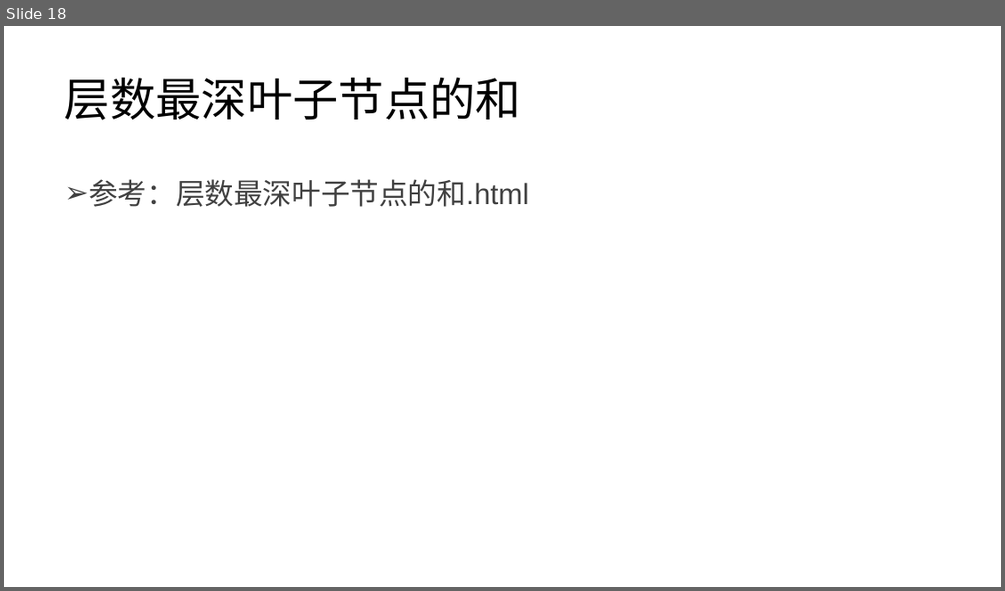
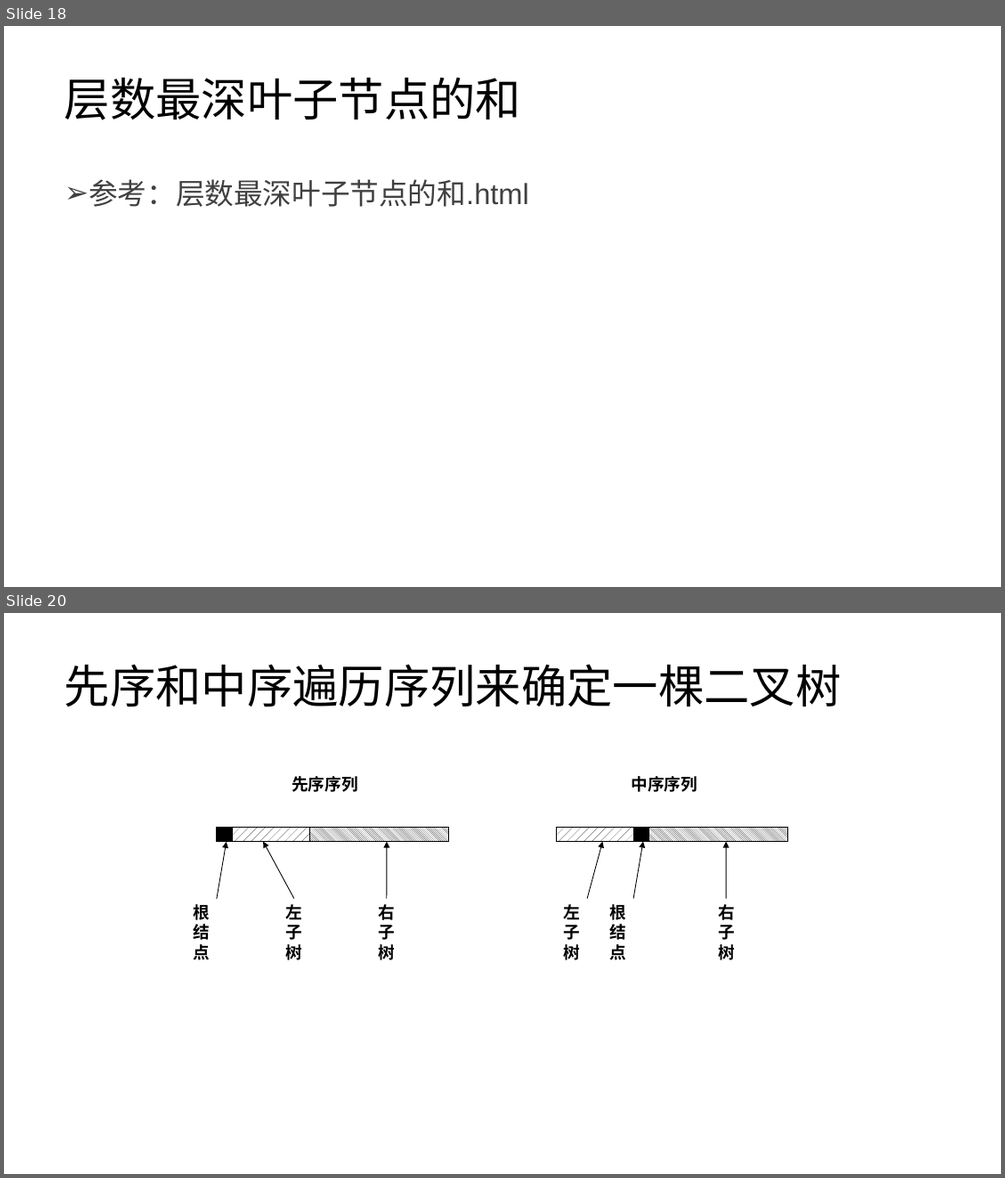
Before and after one commit to lezhang-thu/data-structure, a slide deck: 2022秋季-数据结构-第4章-树a.pptx. Shown one above the other, each under a label of ours: slide 18 before the commit, slides 18 and 20 after it; the slides between them are not shown. The pictures are 1005x591 and 1005x1178 pixels, drawn with LibreOffice and Linux fonts; fonts in the diff are those of the drawing. Boxes give left, top, right and bottom in pixels: in the first picture for what was removed or moved away, otherwise in the second. Text is boxed around its words. In the diff, an @@ line names an element or a change of style, - is before the commit and + after.

```diff
--- a/2022秋季-数据结构-第4章-树a.pptx
+++ b/2022秋季-数据结构-第4章-树a.pptx
@@ slide 20 added at <box>4,613,1001,1174</box>, background #FFFFFF @@
@@ title added at <box>65,664,841,707</box>, 44 pt, text #000000 @@
+先序和中序遍历序列来确定一棵二叉树
@@ group added at <box>194,776,788,960</box>: 8 texts, 6 rectangles, 6 arrows @@
+先序序列
+中序序列
+根结点
+左子树
+右子树
+根结点
+左子树
+右子树
```
Also in this commit, not shown: 2 other slides added, 1 other file.
